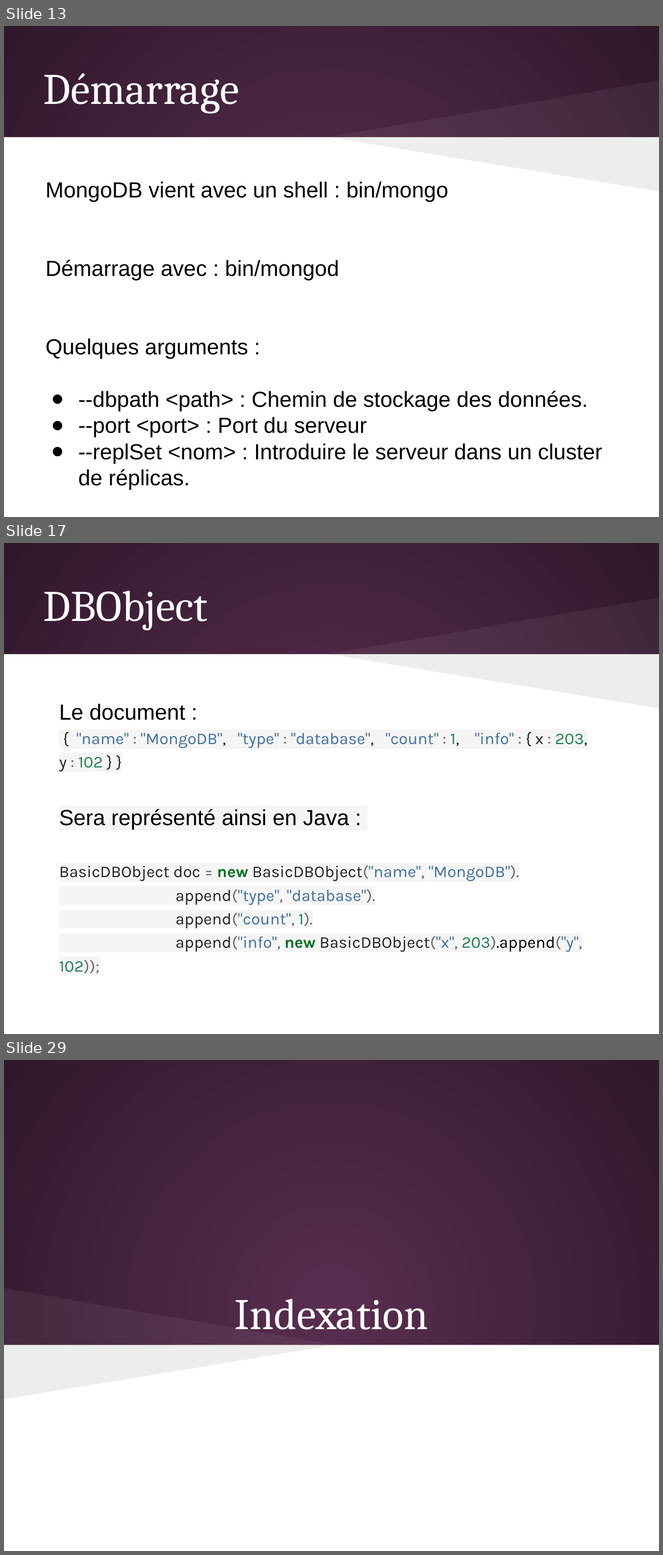
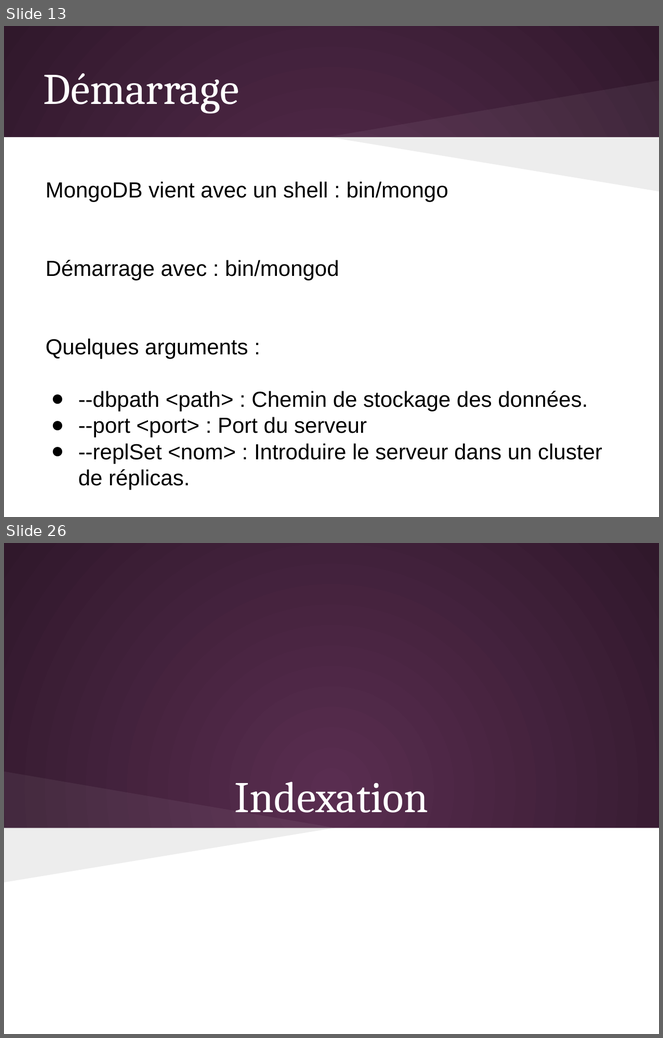
Before and after one commit to olivier-pitton/dant, a slide deck: mongodb/Cours_NoSQL.pptx. Shown one above the other, each under a label of ours: slides 13, 17 and 29 before the commit, slides 13 and 26 after it; the slides between them are not shown. The pictures are 663x1555 and 663x1038 pixels, drawn with LibreOffice and Linux fonts; fonts in the diff are those of the drawing. Boxes give left, top, right and bottom in pixels: in the first picture for what was removed or moved away, otherwise in the second. Text is boxed around its words. In the diff, an @@ line names an element or a change of style, - is before the commit and + after.

Commit message:
update mongodb

```diff
--- a/mongodb/Cours_NoSQL.pptx
+++ b/mongodb/Cours_NoSQL.pptx
@@ slide 17 removed at bbox=[4, 543, 659, 1034], background gradient #592D50 to #30182B; not listed: 3 template elements that a slide beside it also shows @@
@@ title removed at bbox=[44, 590, 208, 630] @@
-DBObject
@@ text removed at bbox=[59, 704, 587, 974] @@
-Le document :
-{ "name" : "MongoDB", "type" : "database", "count" : 1, "info" : { x : 203, y : 102 } }
-Sera représenté ainsi en Java :
-BasicDBObject doc = new BasicDBObject("name", "MongoDB").
-append("type", "database").
-append("count", 1).
-append("info", new BasicDBObject("x", 203).append("y", 102));
@@ what was slide 29 is now slide 26 @@
```
Also in this commit, not shown: 11 slides changed, 5 slides added, 11 other slides removed, 5 other files.
